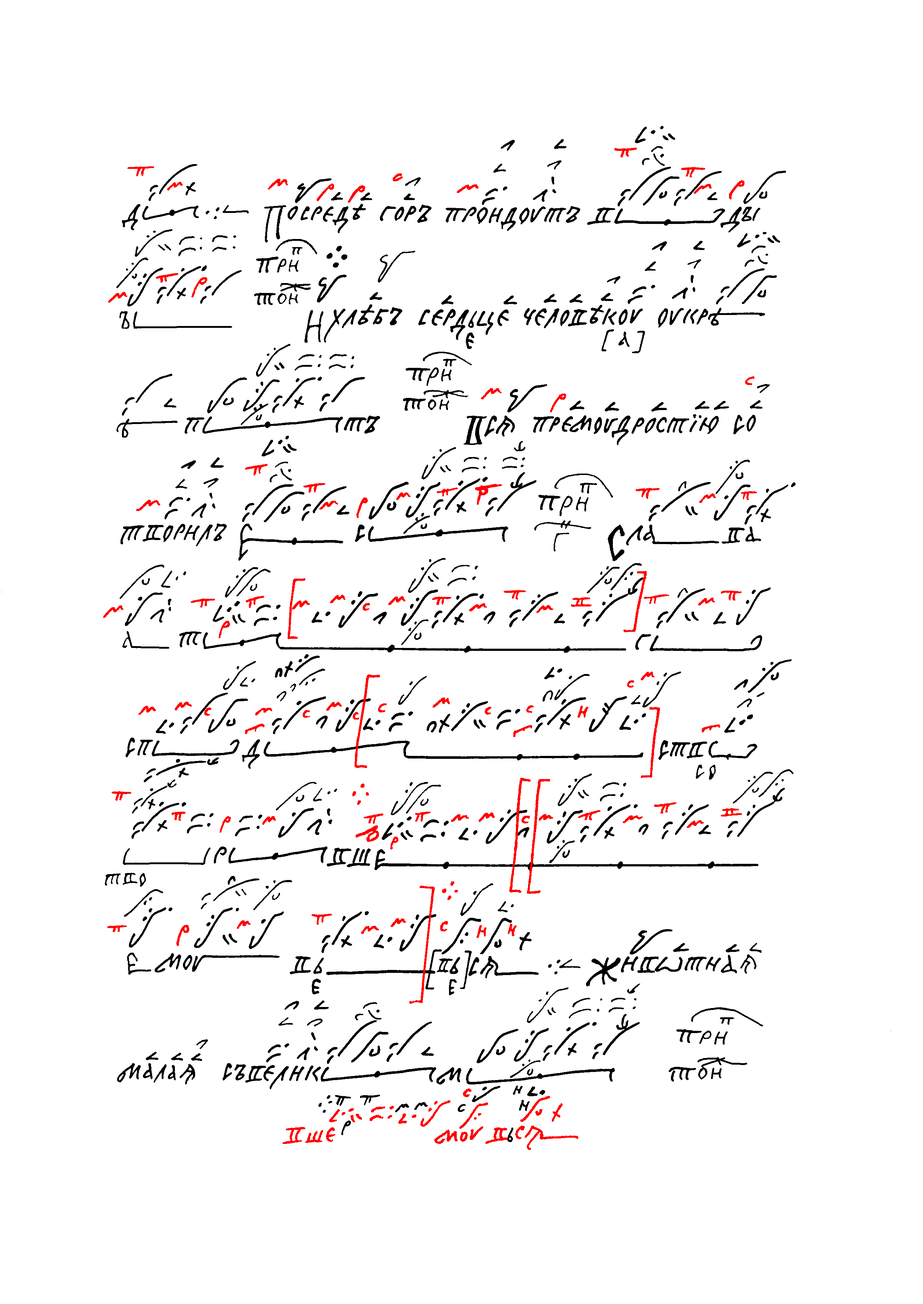
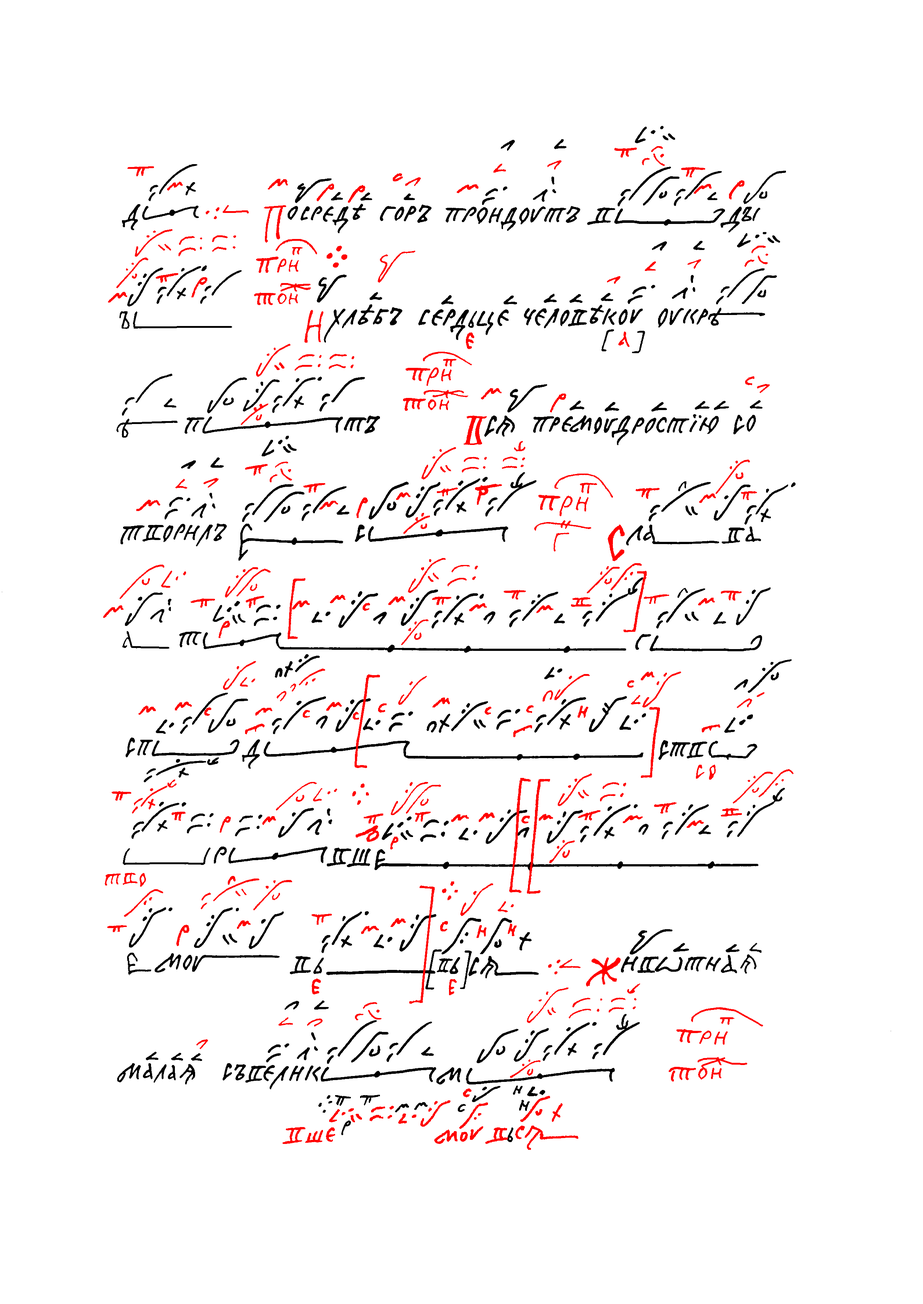
Before/after of a 923x1304 layered artwork. What changed in the layer stack:
painted on "Червила" over box(104, 146, 794, 1082)
painted on "Чернила" over box(104, 146, 794, 1082)
